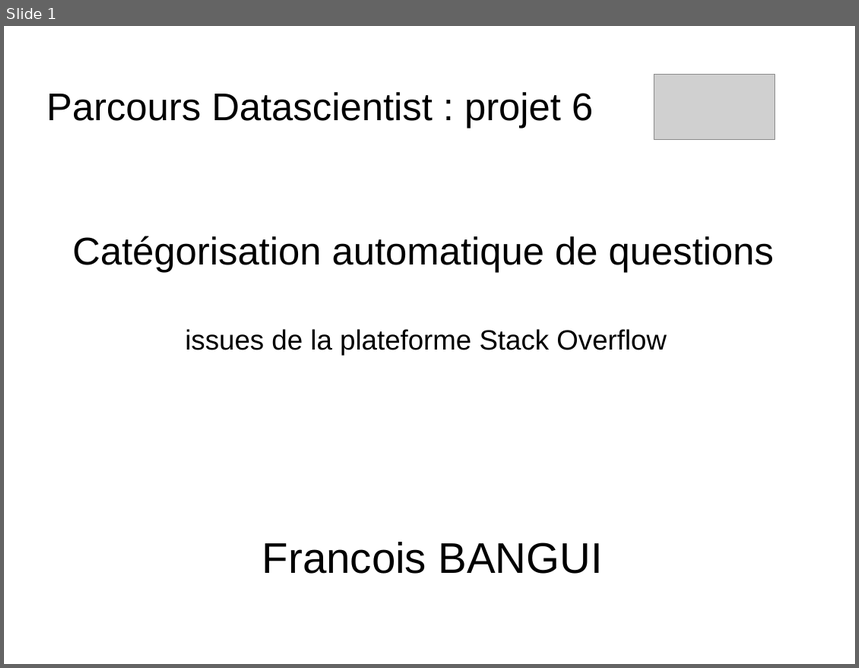
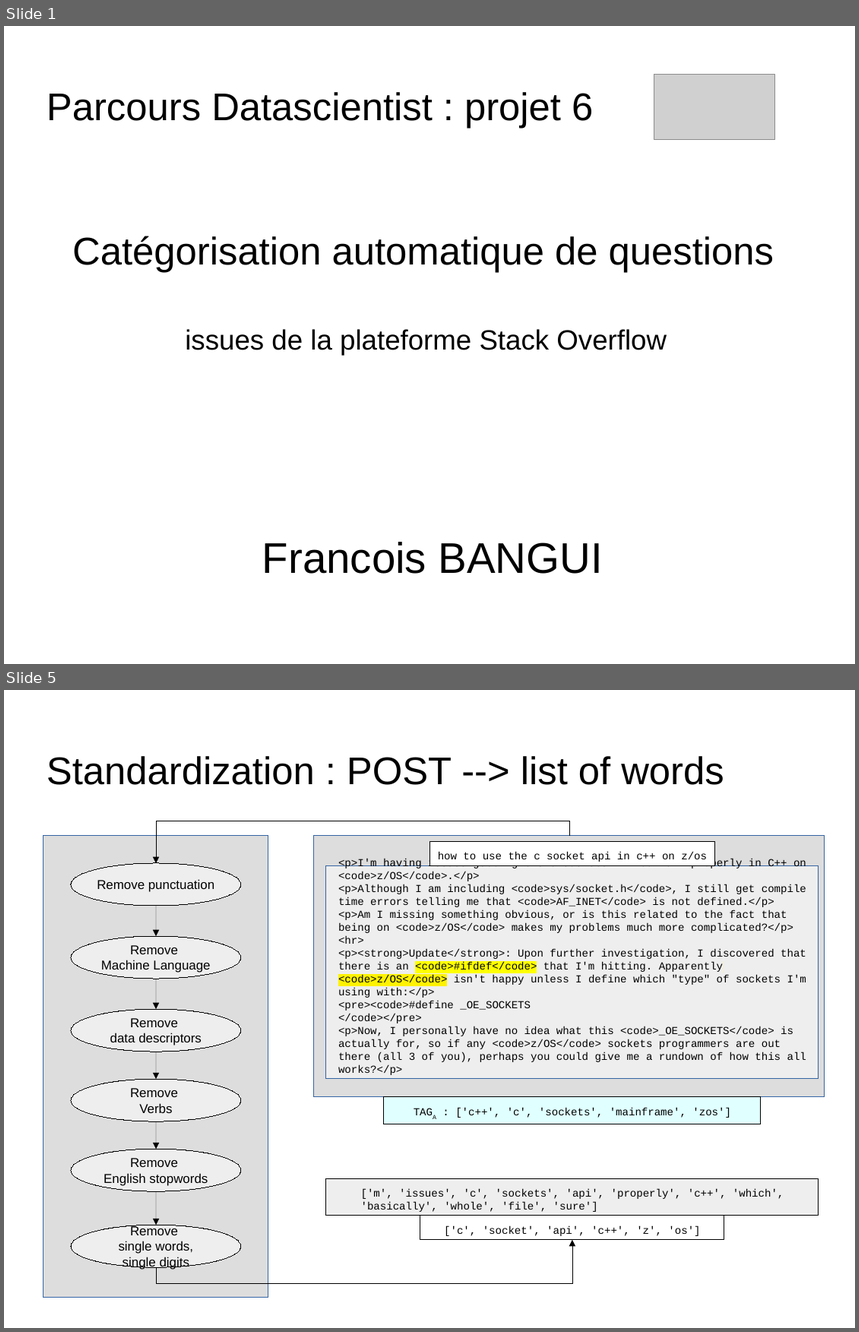
Before and after one commit to dataforcast/OC_Datascientist, a slide deck: P6/report/Openclassrooms_ParcoursDatascientist_P6-V1.odp. Shown one above the other, each under a label of ours: slide 1 before the commit, slides 1 and 5 after it; the slides between them are not shown. The pictures are 859x668 and 859x1332 pixels, drawn with LibreOffice and Linux fonts; fonts in the diff are those of the drawing; grey boxes stand for pictures; background and template pictures are left out. Boxes give left, top, right and bottom in pixels: in the first picture for what was removed or moved away, otherwise in the second. Text is boxed around its words. In the diff, an @@ line names an element or a change of style, - is before the commit and + after.

```diff
--- a/P6/report/Openclassrooms_ParcoursDatascientist_P6-V1.odp
+++ b/P6/report/Openclassrooms_ParcoursDatascientist_P6-V1.odp
@@ slide 5 added at <box>4,690,855,1328</box>, background picture (left out) @@
@@ title added at <box>47,756,724,785</box>, 36 pt, text #000000 @@
+Standardization : POST --> list of words
@@ elbow arrow added from (569, 836) to (156, 863), #000000 0 pt @@
@@ rectangle added at <box>44,836,268,1298</box>, fill #DDDDDD, outline #3465A4 0 pt @@
@@ rectangle added at <box>315,836,825,1098</box>, fill #DDDDDD, outline #3465A4 0 pt @@
@@ rectangle added at <box>430,841,715,866</box>, fill #FFFFFF, outline #000000 0 pt, 10 pt, text #000000 @@
+how to use the c socket api in c++ on z/os
@@ ellipse added at <box>71,863,241,906</box>, fill #EEEEEE, outline #000000 0 pt, 12 pt, text #000000 @@
+Remove punctuation
@@ rectangle added at <box>326,866,819,1079</box>, fill #EEEEEE, outline #3465A4 0 pt, 10 pt, text #000000 @@
+<p>I'm having issues getting the C sockets API to work properly in C++ on <code>z/OS</code>.</p>
+<p>Although I am including <code>sys/socket.h</code>, I still get compile time errors telling me that <code>AF_INET</code> is not defined.</p>
+<p>Am I missing something obvious, or is this related to the fact that being on <code>z/OS</code> makes my problems much more complicated?</p>
+<hr>
+<p><strong>Update</strong>: Upon further investigation, I discovered that there is an <code>#ifdef</code> that I'm hitting. Apparently <code>z/OS</code> isn't happy unless I define which "type" of sockets I'm using with:</p>
+<pre><code>#define _OE_SOCKETS
+</code></pre>
+<p>Now, I personally have no idea what this <code>_OE_SOCKETS</code> is actually for, so if any <code>z/OS</code> sockets programmers are out there (all 3 of you), perhaps you could give me a rundown of how this all works?</p>
@@ arrow added from (156, 907) to (156, 936), #000000 0 pt @@
@@ ellipse added at <box>71,936,241,979</box>, fill #EEEEEE, outline #000000 0 pt, 12 pt, text #000000 @@
+Remove
+Machine Language
@@ arrow added from (156, 979) to (156, 1010), #000000 0 pt @@
@@ ellipse added at <box>71,1009,241,1052</box>, fill #EEEEEE, outline #000000 0 pt, 12 pt, text #000000 @@
+Remove
+data descriptors
@@ arrow added from (156, 1053) to (156, 1079), #000000 0 pt @@
@@ ellipse added at <box>71,1079,241,1122</box>, fill #EEEEEE, outline #000000 0 pt, 12 pt, text #000000 @@
+Remove
+Verbs
@@ rectangle added at <box>384,1098,761,1125</box>, fill #E0FFFF, outline #000000 0 pt, 10 pt, text #000000 @@
+TAGA : ['c++', 'c', 'sockets', 'mainframe', 'zos']
@@ arrow added from (156, 1122) to (156, 1150), #000000 0 pt @@
@@ ellipse added at <box>71,1150,241,1192</box>, fill #EEEEEE, outline #000000 0 pt, 12 pt, text #000000 @@
+Remove
+English stopwords
@@ rectangle added at <box>326,1179,819,1216</box>, fill #EEEEEE, outline #000000 0 pt, 10 pt, text #000000 @@
+['m', 'issues', 'c', 'sockets', 'api', 'properly', 'c++', 'which', 'basically', 'whole', 'file', 'sure']
@@ arrow added from (156, 1192) to (156, 1225), #000000 0 pt @@
@@ ellipse added at <box>71,1225,241,1268</box>, fill #EEEEEE, outline #000000 0 pt, 12 pt, text #000000 @@
+Remove
+single words,
+single digits
@@ rectangle added at <box>420,1216,724,1240</box>, fill #FFFFFF, outline #000000 0 pt, 10 pt, text #000000 @@
+['c', 'socket', 'api', 'c++', 'z', 'os']
@@ elbow arrow added from (156, 1268) to (572, 1241), #000000 0 pt @@
```
Also in this commit, not shown: 19 slides changed, 7 other slides added, 3 slides removed, 9 other files.
